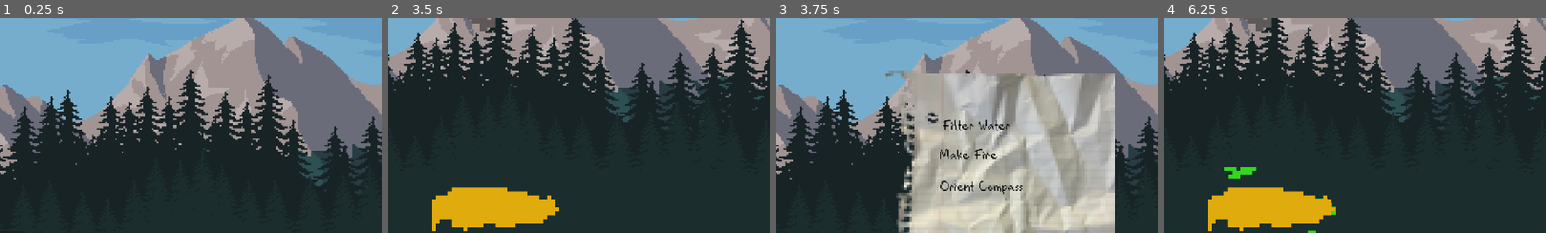
Above: before the commit, frames 1-4 (left to right).
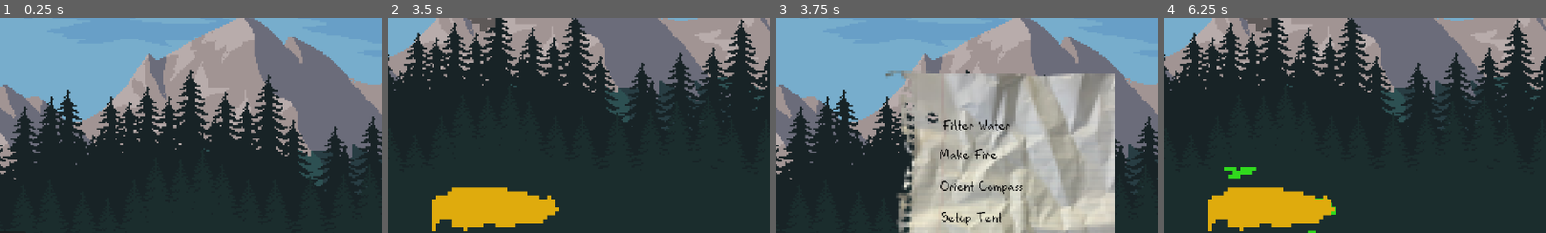
Above: after the commit, the same moments.

Repository: BenjaminWootten/Henhacks-2024
Game: Godot game, scene res://assets/UI/MainMenu.tscn
Two runs of this game, one before a commit and one after it. Both use one fixed random seed, a clock stepped at 60 frames per second and the inputs below.
Inputs (mouse positions are % of the whole screen's width and height, from its top left):
- Up to frame 1 (0.25 s): no input
- Up to frame 2 (3.5 s): click "Start" at 0.5 s; move the mouse to (72, 45) at 1.27 s; press the mouse at (72, 45) at 1.28 s; hold Right (right) 1.28-2 s; release the mouse at (72, 45) at 2 s; drag from (30, 55) to (45, 70) at 2.02 s; click "Filter Water" at 2.75 s
- Up to frame 3 (3.75 s): click "BACK" at 3.5 s
- Up to frame 4 (6.25 s): click "Filter Water" at 4.25 s; tap Enter at 5 s; move the mouse to (44, 27) at 5.02 s; press the mouse at (44, 27) at 5.03 s; hold Right (right) 5.03-5.75 s; release the mouse at (44, 27) at 5.75 s; tap Space at 5.75 s; drag from (19, 57) to (64, 76) at 5.77 s
The pictures show only the part of the screen within x 50-100%, y 31-81%; the shares and areas given below are measured in that part.

Frames 1-2 are identical in both runs. In frame 3, 0.3% of the frame differs, in the area x 43-59%, y 90-97%; in frame 4, nothing differs.

Commit message:
tent tags done

Diff:
--- a/assets/UI/LevelSelect.tscn
+++ b/assets/UI/LevelSelect.tscn
@@ -29,6 +29,8 @@
 sources/0 = SubResource("TileSetAtlasSource_od01l")
 
 [sub_resource type="StyleBoxEmpty" id="StyleBoxEmpty_ebknh"]
+
+[sub_resource type="StyleBoxEmpty" id="StyleBoxEmpty_7b8ww"]
 
 [node name="Control2" type="Control"]
 layout_mode = 3
@@ -160,6 +162,32 @@
 text = "Orient Compass"
 metadata/_edit_use_anchors_ = true
 
+[node name="TentButton" type="Button" parent="Sprite2D5/Notepad"]
+offset_left = -131.25
+offset_top = -12.5
+offset_right = 24.75
+offset_bottom = 18.5
+theme_override_colors/font_color = Color(0, 0, 0, 1)
+theme_override_colors/font_pressed_color = Color(0, 0, 0, 1)
+theme_override_colors/font_focus_color = Color(0, 0, 0, 1)
+theme_override_colors/font_hover_pressed_color = Color(0, 0, 0, 1)
+theme_override_colors/font_disabled_color = Color(0, 0, 0, 1)
+theme_override_colors/font_outline_color = Color(0, 0, 0, 1)
+theme_override_colors/icon_normal_color = Color(0, 0, 0, 1)
+theme_override_colors/icon_pressed_color = Color(0, 0, 0, 1)
+theme_override_colors/icon_hover_color = Color(0, 0, 0, 1)
+theme_override_colors/icon_hover_pressed_color = Color(0, 0, 0, 1)
+theme_override_colors/icon_focus_color = Color(0, 0, 0, 1)
+theme_override_colors/icon_disabled_color = Color(0, 0, 0, 1)
+theme_override_fonts/font = ExtResource("4_srkwc")
+theme_override_font_sizes/font_size = 30
+theme_override_styles/normal = SubResource("StyleBoxEmpty_7b8ww")
+theme_override_styles/pressed = SubResource("StyleBoxEmpty_7b8ww")
+theme_override_styles/disabled = SubResource("StyleBoxEmpty_7b8ww")
+theme_override_styles/focus = SubResource("StyleBoxEmpty_7b8ww")
+text = "Setup Tent"
+metadata/_edit_use_anchors_ = true
+
 [connection signal="pressed" from="Sprite2D5/Notepad/WaterButton" to="Sprite2D5/Notepad" method="_on_water_button_pressed"]
 [connection signal="pressed" from="Sprite2D5/Notepad/FireButton" to="Sprite2D5/Notepad" method="_on_fire_button_pressed"]
 [connection signal="pressed" from="Sprite2D5/Notepad/CompassButton" to="Sprite2D5/Notepad" method="_on_compass_button_pressed"]
--- a/assets/UI/MainMenu.tscn
+++ b/assets/UI/MainMenu.tscn
@@ -215,7 +215,34 @@
 text = "Orient Compass"
 metadata/_edit_use_anchors_ = true
 
+[node name="TentButton" type="Button" parent="Ground/Notepad"]
+offset_left = -131.25
+offset_top = -12.5
+offset_right = 24.75
+offset_bottom = 18.5
+theme_override_colors/font_color = Color(0, 0, 0, 1)
+theme_override_colors/font_pressed_color = Color(0, 0, 0, 1)
+theme_override_colors/font_focus_color = Color(0, 0, 0, 1)
+theme_override_colors/font_hover_pressed_color = Color(0, 0, 0, 1)
+theme_override_colors/font_disabled_color = Color(0, 0, 0, 1)
+theme_override_colors/font_outline_color = Color(0, 0, 0, 1)
+theme_override_colors/icon_normal_color = Color(0, 0, 0, 1)
+theme_override_colors/icon_pressed_color = Color(0, 0, 0, 1)
+theme_override_colors/icon_hover_color = Color(0, 0, 0, 1)
+theme_override_colors/icon_hover_pressed_color = Color(0, 0, 0, 1)
+theme_override_colors/icon_focus_color = Color(0, 0, 0, 1)
+theme_override_colors/icon_disabled_color = Color(0, 0, 0, 1)
+theme_override_fonts/font = ExtResource("8_ml1qp")
+theme_override_font_sizes/font_size = 30
+theme_override_styles/normal = SubResource("StyleBoxEmpty_j4dcd")
+theme_override_styles/pressed = SubResource("StyleBoxEmpty_j4dcd")
+theme_override_styles/disabled = SubResource("StyleBoxEmpty_j4dcd")
+theme_override_styles/focus = SubResource("StyleBoxEmpty_j4dcd")
+text = "Setup Tent"
+metadata/_edit_use_anchors_ = true
+
 [connection signal="pressed" from="VBoxContainer/Start" to="." method="_on_start_pressed"]
 [connection signal="pressed" from="Ground/Notepad/WaterButton" to="Ground/Notepad" method="_on_water_button_pressed"]
 [connection signal="pressed" from="Ground/Notepad/FireButton" to="Ground/Notepad" method="_on_fire_button_pressed"]
 [connection signal="pressed" from="Ground/Notepad/CompassButton" to="Ground/Notepad" method="_on_compass_button_pressed"]
+[connection signal="pressed" from="Ground/Notepad/TentButton" to="Ground/Notepad" method="_on_tent_button_pressed"]
--- a/assets/UI/Notepad.gd
+++ b/assets/UI/Notepad.gd
@@ -13,14 +13,12 @@
 
 func _on_water_button_pressed():
 	get_tree().change_scene_to_file("res://minigames/waterPurifier.tscn")
-	pass # Replace with function body.
-
 
 func _on_fire_button_pressed():
 	get_tree().change_scene_to_file("res://minigames/FireGame.tscn")
-	pass # Replace with function body.
-
 
 func _on_compass_button_pressed():
 	get_tree().change_scene_to_file("res://minigames/compass_scene.tscn")
-	pass # Replace with function body.
+
+func _on_tent_button_pressed():
+	get_tree().change_scene_to_file("res://minigames/tent.tscn")
--- a/minigames/tent.gd
+++ b/minigames/tent.gd
@@ -1,7 +1,12 @@
 extends Node2D
 
 @onready var tent_sprite = $unbuilt_tent/AnimatedSprite2D
+@onready var tip=$PanelContainer/HBoxContainer/Label
+@onready var label=$Control/MarginContainer/MarginContainer/Label
+@onready var box=$Control
 
+func _ready():
+	tip.text="Build dat bitch"
 func _on_long_pole_area_entered(_area):
 	if tent_sprite.animation == "laid":
 		tent_sprite.play("front_built")
@@ -91,3 +96,76 @@
 
 func tent_complete():
 	print("tent complete")
+
+
+func _on_long_pole_mouse_entered():
+	box.visible=true
+	label.text="long pole"
+func _on_long_pole_2_mouse_entered():
+	box.visible=true
+	label.text="long pole"
+func _on_short_pole_mouse_entered():
+	box.visible=true
+	label.text="short pole"
+func _on_stick_mouse_entered():
+	box.visible=true
+	label.text="stick"
+func _on_rain_fly_mouse_entered():
+	box.visible=true
+	label.text="rain fly"
+func _on_stake_mouse_entered():
+	box.visible=true
+	label.text="stake"
+func _on_stake_2_mouse_entered():
+	box.visible=true
+	label.text="stake"
+func _on_stake_3_mouse_entered():
+	box.visible=true
+	label.text="stake"
+func _on_stake_4_mouse_entered():
+	box.visible=true
+	label.text="stake"
+func _on_unbuilt_tent_mouse_entered():
+	box.visible=true
+	label.text="unfinished tent"
+
+
+
+func _on_unbuilt_tent_mouse_exited():
+	box.visible=false
+
+
+func _on_long_pole_mouse_exited():
+	box.visible=false
+
+
+func _on_long_pole_2_mouse_exited():
+	box.visible=false
+
+
+func _on_short_pole_mouse_exited():
+	box.visible=false
+
+
+func _on_stick_mouse_exited():
+	box.visible=false
+
+
+func _on_rain_fly_mouse_exited():
+	box.visible=false
+
+
+func _on_stake_mouse_exited():
+	box.visible=false
+
+
+func _on_stake_2_mouse_exited():
+	box.visible=false
+
+
+func _on_stake_3_mouse_exited():
+	box.visible=false
+
+
+func _on_stake_4_mouse_exited():
+	box.visible=false
--- a/minigames/tent.tscn
+++ b/minigames/tent.tscn
@@ -17,6 +17,8 @@
 [ext_resource type="Texture2D" uid="uid://d34cpd2pace8o" path="res://assets/minigames/tent/tent_stake.png" id="10_j8bht"]
 [ext_resource type="Texture2D" uid="uid://cgu6rf85hxnyp" path="res://assets/minigames/tent/tent_stake3.png" id="10_qphl8"]
 [ext_resource type="Texture2D" uid="uid://bpxo6ivcc1h8v" path="res://assets/minigames/tent/tent_dark.png" id="11_3ywef"]
+[ext_resource type="PackedScene" uid="uid://bnwstotpwaiy8" path="res://assets/UI/bottomtray.tscn" id="18_fw3q0"]
+[ext_resource type="PackedScene" uid="uid://df10wyvwcyaao" path="res://utility/tip.tscn" id="19_wiv26"]
 
 [sub_resource type="SpriteFrames" id="SpriteFrames_6sn8r"]
 animations = [{
@@ -135,7 +137,8 @@
 shape = SubResource("RectangleShape2D_ttwcl")
 
 [node name="long_pole" parent="." instance=ExtResource("2_tvp78")]
-position = Vector2(524.333, 179.667)
+position = Vector2(810, 223)
+scale = Vector2(1.5, 1.5)
 collision_layer = 2
 
 [node name="Sprite2D" type="Sprite2D" parent="long_pole"]
@@ -148,7 +151,8 @@
 shape = SubResource("RectangleShape2D_hp354")
 
 [node name="long_pole2" parent="." instance=ExtResource("2_tvp78")]
-position = Vector2(499.333, 179.667)
+position = Vector2(846, 222)
+scale = Vector2(1.5, 1.5)
 collision_layer = 2
 
 [node name="Sprite2D" type="Sprite2D" parent="long_pole2"]
@@ -161,8 +165,9 @@
 shape = SubResource("RectangleShape2D_hp354")
 
 [node name="short_pole" parent="." instance=ExtResource("2_tvp78")]
-position = Vector2(545.333, 180.667)
+position = Vector2(907, 201)
 rotation = 1.5708
+scale = Vector2(1.5, 1.5)
 collision_layer = 2
 
 [node name="Sprite2D" type="Sprite2D" parent="short_pole"]
@@ -174,7 +179,8 @@
 shape = SubResource("RectangleShape2D_bhnie")
 
 [node name="stick" parent="." instance=ExtResource("2_tvp78")]
-position = Vector2(583.333, 126.667)
+position = Vector2(1025, 101)
+scale = Vector2(1.5, 1.5)
 collision_layer = 2
 
 [node name="Sprite2D" type="Sprite2D" parent="stick"]
@@ -186,7 +192,8 @@
 shape = SubResource("RectangleShape2D_aew4p")
 
 [node name="rain_fly" parent="." instance=ExtResource("2_tvp78")]
-position = Vector2(516.333, 311.667)
+position = Vector2(941, 459)
+scale = Vector2(1.5, 1.5)
 collision_layer = 2
 
 [node name="Sprite2D" type="Sprite2D" parent="rain_fly"]
@@ -198,7 +205,8 @@
 shape = SubResource("RectangleShape2D_dsxqn")
 
 [node name="stake" parent="." instance=ExtResource("2_tvp78")]
-position = Vector2(568.333, 202.667)
+position = Vector2(1031, 234)
+scale = Vector2(1.5, 1.5)
 collision_layer = 2
 
 [node name="Sprite2D" type="Sprite2D" parent="stake"]
@@ -211,7 +219,8 @@
 shape = SubResource("RectangleShape2D_8u5nb")
 
 [node name="stake2" parent="." instance=ExtResource("2_tvp78")]
-position = Vector2(568.333, 168.667)
+position = Vector2(1031, 184)
+scale = Vector2(1.5, 1.5)
 collision_layer = 2
 
 [node name="Sprite2D" type="Sprite2D" parent="stake2"]
@@ -224,7 +233,8 @@
 shape = SubResource("RectangleShape2D_8u5nb")
 
 [node name="stake3" parent="." instance=ExtResource("2_tvp78")]
-position = Vector2(594.333, 202.667)
+position = Vector2(1087, 236)
+scale = Vector2(1.5, 1.5)
 collision_layer = 2
 
 [node name="Sprite2D" type="Sprite2D" parent="stake3"]
@@ -237,7 +247,8 @@
 shape = SubResource("RectangleShape2D_8u5nb")
 
 [node name="stake4" parent="." instance=ExtResource("2_tvp78")]
-position = Vector2(594.333, 168.667)
+position = Vector2(1086, 183)
+scale = Vector2(1.5, 1.5)
 collision_layer = 2
 
 [node name="Sprite2D" type="Sprite2D" parent="stake4"]
@@ -249,12 +260,42 @@
 position = Vector2(1.5, 7.75)
 shape = SubResource("RectangleShape2D_8u5nb")
 
+[node name="PanelContainer" parent="." instance=ExtResource("18_fw3q0")]
+offset_top = 548.0
+offset_bottom = 648.0
+
+[node name="Control" parent="." instance=ExtResource("19_wiv26")]
+offset_left = 428.0
+offset_top = 458.0
+offset_right = 428.0
+offset_bottom = 458.0
+
+[connection signal="mouse_entered" from="unbuilt_tent" to="." method="_on_unbuilt_tent_mouse_entered"]
+[connection signal="mouse_exited" from="unbuilt_tent" to="." method="_on_unbuilt_tent_mouse_exited"]
 [connection signal="area_entered" from="long_pole" to="." method="_on_long_pole_area_entered"]
+[connection signal="mouse_entered" from="long_pole" to="." method="_on_long_pole_mouse_entered"]
+[connection signal="mouse_exited" from="long_pole" to="." method="_on_long_pole_mouse_exited"]
 [connection signal="area_entered" from="long_pole2" to="." method="_on_long_pole_2_area_entered"]
+[connection signal="mouse_entered" from="long_pole2" to="." method="_on_long_pole_2_mouse_entered"]
+[connection signal="mouse_exited" from="long_pole2" to="." method="_on_long_pole_2_mouse_exited"]
 [connection signal="area_entered" from="short_pole" to="." method="_on_short_pole_area_entered"]
+[connection signal="mouse_entered" from="short_pole" to="." method="_on_short_pole_mouse_entered"]
+[connection signal="mouse_exited" from="short_pole" to="." method="_on_short_pole_mouse_exited"]
 [connection signal="area_entered" from="stick" to="." method="_on_stick_area_entered"]
+[connection signal="mouse_entered" from="stick" to="." method="_on_stick_mouse_entered"]
+[connection signal="mouse_exited" from="stick" to="." method="_on_stick_mouse_exited"]
 [connection signal="area_entered" from="rain_fly" to="." method="_on_rain_fly_area_entered"]
+[connection signal="mouse_entered" from="rain_fly" to="." method="_on_rain_fly_mouse_entered"]
+[connection signal="mouse_exited" from="rain_fly" to="." method="_on_rain_fly_mouse_exited"]
 [connection signal="area_entered" from="stake" to="." method="_on_stake_area_entered"]
+[connection signal="mouse_entered" from="stake" to="." method="_on_stake_mouse_entered"]
+[connection signal="mouse_exited" from="stake" to="." method="_on_stake_mouse_exited"]
 [connection signal="area_entered" from="stake2" to="." method="_on_stake_2_area_entered"]
+[connection signal="mouse_entered" from="stake2" to="." method="_on_stake_2_mouse_entered"]
+[connection signal="mouse_exited" from="stake2" to="." method="_on_stake_2_mouse_exited"]
 [connection signal="area_entered" from="stake3" to="." method="_on_stake_3_area_entered"]
+[connection signal="mouse_entered" from="stake3" to="." method="_on_stake_3_mouse_entered"]
+[connection signal="mouse_exited" from="stake3" to="." method="_on_stake_3_mouse_exited"]
 [connection signal="area_entered" from="stake4" to="." method="_on_stake_4_area_entered"]
+[connection signal="mouse_entered" from="stake4" to="." method="_on_stake_4_mouse_entered"]
+[connection signal="mouse_exited" from="stake4" to="." method="_on_stake_4_mouse_exited"]
Not shown: 1 places in assets/UI/LevelSelect.tscn that only renumber resources
Binary file removed: assets/UI/back/BACK.png
Not shown, removed: assets/UI/back/BACK.png.import
Binary file removed: assets/UI/back/hover.png
Not shown, removed: assets/UI/back/hover.png.import
Not shown: 2 places in minigames/tent.tscn that only renumber resources
